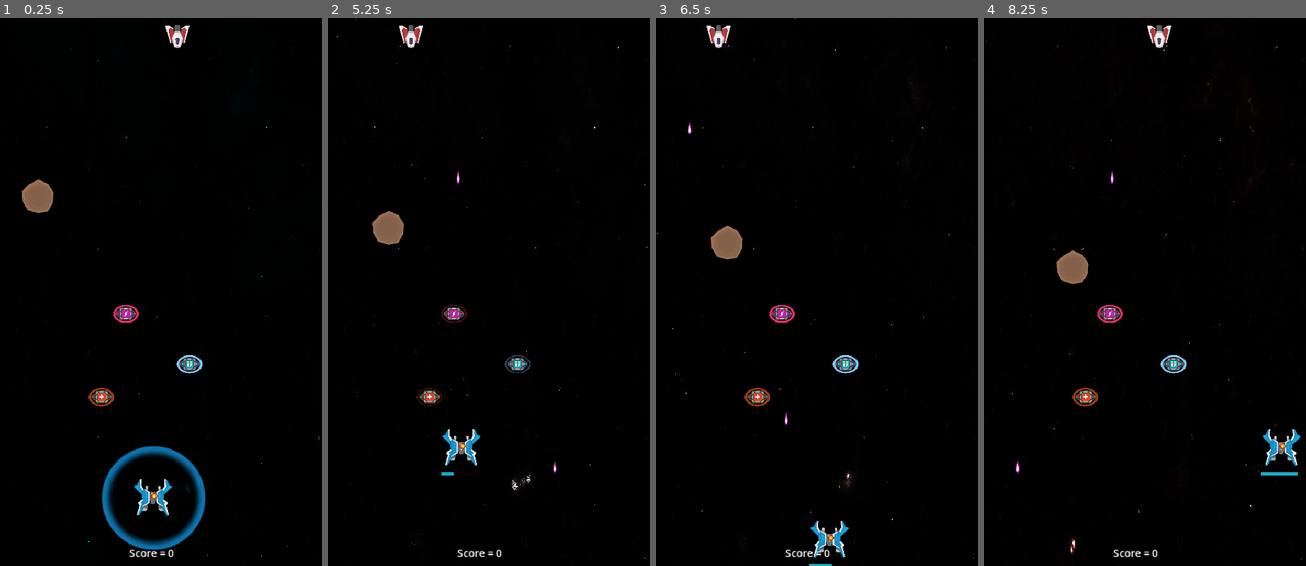
Above: before the commit, frames 1-4 (left to right).
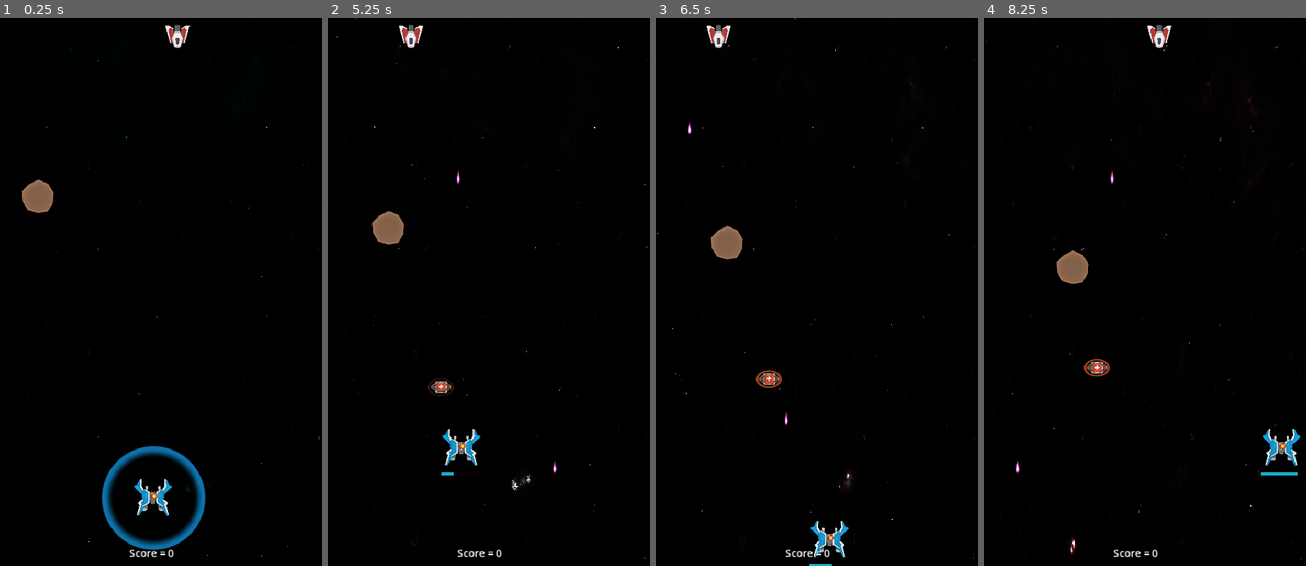
Above: after the commit, the same moments.

Repository: MauroCastro1705/Juego-motores
Game: Godot game, scene res://niveles/nivel-1.tscn
The game is run twice, just before and just after one commit, with the same random seed, the same clock (stepped at 60 frames per second) and the same inputs.
Inputs:
- Up to frame 1 (0.25 s): no input
- Up to frame 2 (5.25 s): hold Right (derecha) 0.53-1.28 s; hold Space (disparar) 0.53-1.28 s; hold S (abajo) 1.28-2.03 s; tap Space (disparar) at 1.35, 2.85, 4.35 s; hold Right (derecha) 2.03-2.78 s; hold Space (disparar) 2.03-2.78 s; hold W (arriba) 2.78-3.53 s; hold Space (disparar) 3.53-4.28 s; hold A (izquierda) 3.53-5.03 s; hold S (abajo) from 5.03 s (still down); hold Space (disparar) from 5.03 s (still down)
- Up to frame 3 (6.5 s): release S (abajo) at 5.78 s; release Space (disparar) at 5.78 s; hold Right (derecha) from 5.78 s (still down); tap Space (disparar) at 5.85 s
- Up to frame 4 (8.25 s): release Right (derecha) at 6.53 s; hold W (arriba) 6.53-7.28 s; hold Space (disparar) 6.53-7.28 s; hold Right (derecha) 7.28-8.03 s; tap Space (disparar) at 7.35 s; hold S (abajo) from 8.03 s (still down); hold Space (disparar) from 8.03 s (still down)

The runs differ from the first frame. In frame 1, 0.6% of the frame differs, in the area x 27-64%, y 52-71%; in frame 2, 0.6%; in frame 3, 0.8%; in frame 4, 0.8%.

Commit message:
Add pickup spawner system and refactor pickups
Introduces a new PickupSpawner node and scene to handle spawning pickups randomly within a defined area, limiting the number of pickups on screen. Refactors level 1 to use the spawner instead of static pickups, updates pickup scripts to decrement the global pickup count on collection, and adds movement to pickups. Also adds global variables to manage pickup limits.

Diff:
--- a/niveles/nivel-1.tscn
+++ b/niveles/nivel-1.tscn
@@ -6,9 +6,7 @@
 [ext_resource type="PackedScene" uid="uid://cogoxtxt25e1a" path="res://jugador/jugador.tscn" id="2_tvrp2"]
 [ext_resource type="PackedScene" uid="uid://beci6n7u7rygv" path="res://recursos/obstaculos/asteroide-1.tscn" id="3_tvrp2"]
 [ext_resource type="PackedScene" uid="uid://dh63o5ebcdiet" path="res://UI/score.tscn" id="5_ov6m4"]
-[ext_resource type="PackedScene" uid="uid://c24him4uv8ovs" path="res://recursos/pickUps/pick-up-escudo.tscn" id="7_gyqaj"]
-[ext_resource type="PackedScene" uid="uid://m7xk0ovxqtyv" path="res://recursos/pickUps/pick-up-vida.tscn" id="8_ktvln"]
-[ext_resource type="PackedScene" uid="uid://da14v514bql8t" path="res://recursos/pickUps/pick-up-energy.tscn" id="9_sdvcx"]
+[ext_resource type="PackedScene" uid="uid://tydtg2rtetc5" path="res://recursos/spawners/pickup_spawner.tscn" id="7_gyqaj"]
 
 [sub_resource type="RectangleShape2D" id="RectangleShape2D_tvrp2"]
 size = Vector2(61, 891)
@@ -89,13 +87,7 @@
 offset_right = 180.0
 offset_bottom = 815.0
 
-[node name="Pick-up-escudo" parent="." instance=ExtResource("7_gyqaj")]
-position = Vector2(294, 536)
-
-[node name="Pick-up-vida" parent="." instance=ExtResource("8_ktvln")]
-position = Vector2(157, 587)
-
-[node name="Pick-up-energy" parent="." instance=ExtResource("9_sdvcx")]
-position = Vector2(195, 458)
+[node name="PickupSpawner" parent="." instance=ExtResource("7_gyqaj")]
+position = Vector2(252, 542)
 
 [connection signal="area_entered" from="paredes/Area2D" to="." method="_on_area_2d_area_entered"]
--- a/niveles/nivel_1.gd
+++ b/niveles/nivel_1.gd
@@ -11,6 +11,5 @@
 	_borrar_balas(area)
 
 func _borrar_balas(area):
-	if area.is_in_group("bala_enemigo") or area.is_in_group("bala_player") or area.is_in_group("obstaculo"):
+	if area.is_in_group("bala_enemigo") or area.is_in_group("bala_player") or area.is_in_group("obstaculo") or area.is_in_group("pick-up"):
 		area.queue_free()
-		print("borrado = ", area)
--- a/recursos/pickUps/pick_up_energy.gd
+++ b/recursos/pickUps/pick_up_energy.gd
@@ -1,8 +1,12 @@
 extends Area2D
 
+
+func _process(delta):
+	position.y -= 20.0 * delta
 
 func _on_body_entered(body: Node2D) -> void:
 	if body.is_in_group("jugador"):
 		body._energy_pickup()#Metodo en el player.
 		print("energy pickup")
+		Global.current_pickups_on_screen -= 1
 		queue_free()#limpiamos de pantalla
--- a/recursos/pickUps/pick_up_escudo.gd
+++ b/recursos/pickUps/pick_up_escudo.gd
@@ -1,8 +1,12 @@
 extends Area2D
 
+
+func _process(delta):
+	position.y -= 10.0 * delta
 
 func _on_body_entered(body: Node2D) -> void:
 	if body.is_in_group("jugador"):
 		body._regenerar_escudo_pickup()#Metodo en el player.
 		print("regenero escudo pickup")
+		Global.current_pickups_on_screen -= 1
 		queue_free()#limpiamos de pantalla
--- a/recursos/pickUps/pick_up_vida.gd
+++ b/recursos/pickUps/pick_up_vida.gd
@@ -1,8 +1,12 @@
 extends Area2D
+
+func _process(delta):
+	position.y -= 10.0 * delta
 
 
 func _on_body_entered(body: Node2D) -> void:
 	if body.is_in_group("jugador"):
 		body._regenerar_vida_pickup()#Metodo en el player.
 		print("regenero vida pickup")
+		Global.current_pickups_on_screen -= 1
 		queue_free()#limpiamos de pantalla
--- a/recursos/scripts_globales/global.gd
+++ b/recursos/scripts_globales/global.gd
@@ -1,4 +1,8 @@
 extends Node
+
+#game variables
+var max_pickups_on_screen:int = 4
+var current_pickups_on_screen:int
 
 
 #player variables
--- /dev/null
+++ b/recursos/spawners/pickup_spawner.gd
@@ -0,0 +1,51 @@
+extends Node2D
+
+@export var vida:PackedScene
+@export var energy:PackedScene
+@export var escudo:PackedScene
+@onready var spawn_timer = $spawn_timer
+@onready var zona_spawn = $Area2D
+
+var timer_vida:float = 30.0
+var timer_energy:float = 50.0
+var timer_escudo:float = 20.0
+
+
+
+func _ready() -> void:
+	spawn_timer.start()
+	Global.current_pickups_on_screen = 0
+
+
+func _posicion_aleatoria_en_area() -> Vector2:
+	var shape = zona_spawn.get_node("CollisionShape2D").shape
+	var extents = shape.extents
+	var local_pos = Vector2(
+		randf_range(-extents.x, extents.x),
+		randf_range(-extents.y, extents.y)
+	)
+	return zona_spawn.global_position + local_pos
+
+
+func _on_spawn_timer_timeout() -> void:
+	_instanciar_pickup_aleatorio()
+	print("pick up spawneado")
+
+func _instanciar_pickup_aleatorio():
+	var numero = randi_range(1, 3)
+
+	match numero:
+		1:_instanciar_pickup(vida)
+		2:_instanciar_pickup(escudo)
+		3:_instanciar_pickup(energy)
+
+
+func _instanciar_pickup(pickup):
+	if Global.current_pickups_on_screen < Global.max_pickups_on_screen :
+		var nuevo_pickup = pickup.instantiate()
+		nuevo_pickup.global_position = _posicion_aleatoria_en_area()
+		get_tree().current_scene.add_child(nuevo_pickup)
+		Global.current_pickups_on_screen += 1
+		print("pick up ", pickup)
+	else:
+		print("maxima cant de pickups")
--- /dev/null
+++ b/recursos/spawners/pickup_spawner.tscn
@@ -0,0 +1,28 @@
+[gd_scene load_steps=6 format=3 uid="uid://tydtg2rtetc5"]
+
+[ext_resource type="Script" uid="uid://bnokva2tno3ft" path="res://recursos/spawners/pickup_spawner.gd" id="1_sju27"]
+[ext_resource type="PackedScene" uid="uid://m7xk0ovxqtyv" path="res://recursos/pickUps/pick-up-vida.tscn" id="2_3p5gk"]
+[ext_resource type="PackedScene" uid="uid://da14v514bql8t" path="res://recursos/pickUps/pick-up-energy.tscn" id="3_q65u3"]
+[ext_resource type="PackedScene" uid="uid://c24him4uv8ovs" path="res://recursos/pickUps/pick-up-escudo.tscn" id="4_mghed"]
+
+[sub_resource type="RectangleShape2D" id="RectangleShape2D_sju27"]
+size = Vector2(425, 398.25)
+
+[node name="PickupSpawner" type="Node2D"]
+script = ExtResource("1_sju27")
+vida = ExtResource("2_3p5gk")
+energy = ExtResource("3_q65u3")
+escudo = ExtResource("4_mghed")
+
+[node name="spawn_timer" type="Timer" parent="."]
+wait_time = 5.0
+
+[node name="Area2D" type="Area2D" parent="."]
+position = Vector2(-3, 3)
+
+[node name="CollisionShape2D" type="CollisionShape2D" parent="Area2D"]
+position = Vector2(1, 2)
+shape = SubResource("RectangleShape2D_sju27")
+debug_color = Color(0.0921303, 0.624644, 0.500974, 0.42)
+
+[connection signal="timeout" from="spawn_timer" to="." method="_on_spawn_timer_timeout"]
Not shown: 1 places in niveles/nivel-1.tscn that only renumber resources
Not shown, added: recursos/spawners/pickup_spawner.gd.uid
